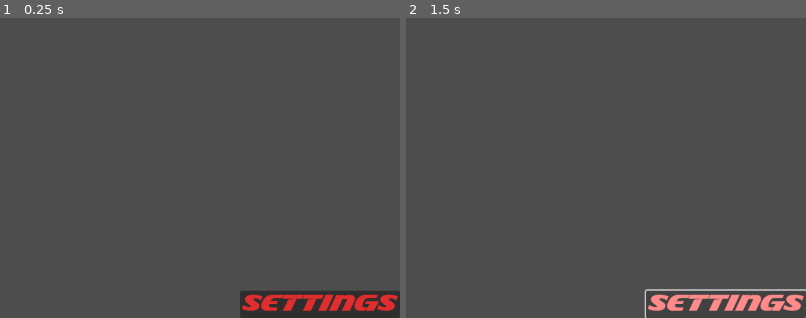
Above: before the commit, frames 1-2 (left to right).
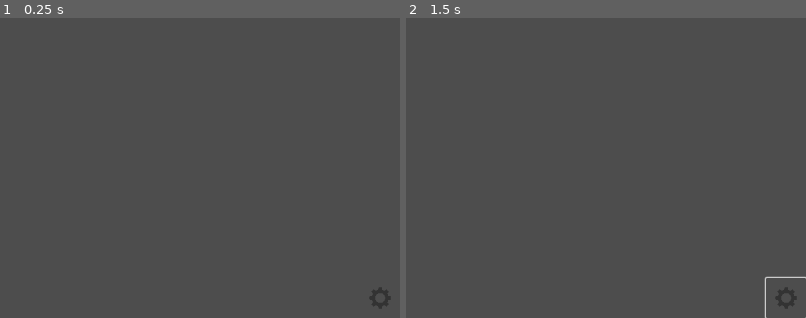
Above: after the commit, the same moments.

Repository: marcjou/pandy500
Game: Godot game, scene res://scenes/UI/ui.tscn
Same seed, same stepped clock (60 frames per second), same inputs: the game is played once before the commit and once after it. This scene is started directly instead of the project's main scene.
Inputs (mouse positions are % of the whole screen's width and height, from its top left; square brackets give the same spot before the commit, where the layout moved):
- Up to frame 1 (0.25 s): no input
- Up to frame 2 (1.5 s): click (98, 97) [90, 98] at 0.5 s; hold D (turn_right) from 1.28 s (still down); hold Ctrl (Drift2) from 1.28 s (still down)
The pictures show only the part of the screen within x 50-100%, y 50-100%; the shares and areas given below are measured in that part.

The runs differ from the first frame. In frame 1, 3.5% of the frame differs, in the area x 60-100%, y 90-100%; in frame 2, 1.9%.
Error in both runs: Attempt to call function 'open_settings' in base 'null instance' on a null instance. (res://scenes/UI/ui.gd:39)

Commit message:
feat: added gear icon to settings button

Diff:
--- a/scenes/UI/ui.tscn
+++ b/scenes/UI/ui.tscn
@@ -1,6 +1,7 @@
-[gd_scene load_steps=2 format=3 uid="uid://bae1fe7hytcfm"]
+[gd_scene load_steps=3 format=3 uid="uid://bae1fe7hytcfm"]
 
 [ext_resource type="Script" uid="uid://xgadv4ok5bf5" path="res://scenes/UI/ui.gd" id="1_llgrp"]
+[ext_resource type="Texture2D" uid="uid://c6tjsp6bdjqhu" path="res://assets/icons/Gear-icon.png" id="2_yb1mt"]
 
 [node name="UI" type="Control"]
 layout_mode = 3
@@ -60,10 +61,12 @@
 anchor_top = 1.0
 anchor_right = 1.0
 anchor_bottom = 1.0
-offset_left = -8.0
-offset_top = -8.0
+offset_left = -60.0
+offset_top = -60.0
 grow_horizontal = 0
 grow_vertical = 0
-text = "Settings"
+icon = ExtResource("2_yb1mt")
+flat = true
+expand_icon = true
 
 [connection signal="pressed" from="CanvasGroup/Button" to="." method="_on_button_pressed"]
Binary file added: assets/icons/Gear-icon.png
Not shown, added: assets/icons/Gear-icon.png.import
